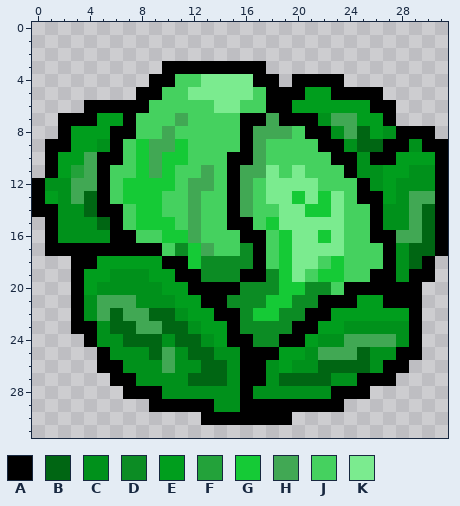
One commit to this pixel-art sprite: Assets/Sprites/Icons/IC_cabbage.png. The first picture shows the starting point.
The file is 32x32 pixels. Colours within 5 levels of each other are drawn and written as one.
Palette (. is transparent): A #000000  B #006613  C #00911b  D #0c8c24  E #009e1d  F #23a23a  G #15ca36  H #41a854  J #45d15f  K #7beb8f
Pixels before, first column x 0:
 3 ..........AAAAAAAA..............
 4 .........AAJJKKKKAA.AAAA........
 5 ........AAJJKKKKKJAAAEEAAAA.....
 6 ....AAAAAJJJJJKKJJAAEEEEEEAA....
 7 ..AAAEEAJJJHJJJJAAHAAACHHEEA....
 8 ..AEEEAAJJHJJJJJAHHHJAACHBECAAA.
 9 .AAEECAJGHHGJJJJAHJJJJAACBBAACAA
10 .AEEHAAJGHGGJJJAAHJJJJJAACAAEEEA
11 .AEFHAJJGHGJJHJAHHKJKJJJACCEECCA
12 ACCHHAJGGGGJHHJAHJKKKKJJJACECCCA
13 AECHBAJGGGJJHJJAHJKKGKGKJAAECHHA
14 AACCBAAJGGJJHJJAHJJKKGGKJJACCHBA
15 .ACCCBAJGGGJHJJAAJGKKKKKJJACCHBA
16 .ACCCCAAJJGGHJJJAAJGKKGKJJAAHHBA
17 .AAAAAAAAAJDGHJJDAJGKKKKJJJACBBA
18 ...AAEEEEEAAGDDDDAJGKKJGJJJACBA.
19 ...AEECCCEEAADDDAADGKJGGJJAACAA.
20 ...AECCCCCEEAAAADDDGGDDJAAAAAA..
21 ...ACHHHCCCEEAADDDGGDDAAAEEAAA..
22 ...ACHBHHBBCEEAADGGDDAAEEEEEEA..
23 ...AACBBHHBBCEEADDDDAAEECCCCCA..
24 ....ACCBBBCBBCEAADDAAECCHHHHCA..
25 .....ACCCBHCBBCCAAAEECHHHBCCAA..
26 .....AACCCHCCBBCAACECCBBBBCAA...
27 ......AACCCCBBBCAACBBBBCCAAA....
28 .......AAACCCCCCACCCCCCAAA......
29 .........AAAAACCAAAAAAAA........
30 .............AAAAAAA............
After:
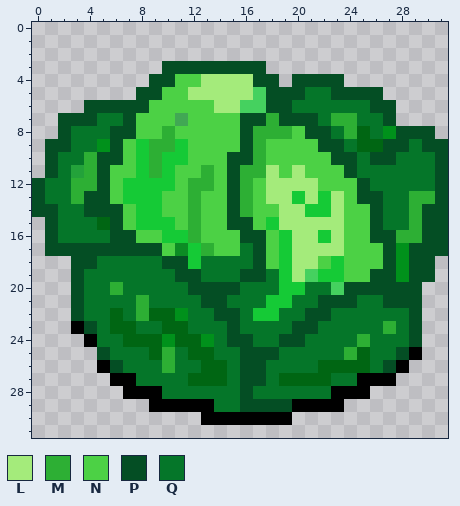
Colours new in this view: L #a4eb7b  M #2daf34  N #4cd145  P #044e24  Q #057629
The exact change:
Changed rows in their new state; - is an unchanged pixel.
first column x 0:
 3 ----------PPPPPPPP--------------
 4 ---------PPNNLLLLPP-PPPP--------
 5 --------PPNNLLLLL-PPPQQPPPP-----
 6 ----PPPPPNNNNNLL--PPQQQQQQPP----
 7 --PPPQQPNNN-NNNNPPMPPPQMMQQP----
 8 --PQQQPPNNMNNNNNPMMMNPPQM-Q-PPP-
 9 -PPQQ-PN-MM-NNNNPMNNNNPPQ--PPQPP
10 -PQQMPPN-M--NNNPPMNNNNNPPQPPQQQP
11 -PQ-MPNN-M-NNMNPMMLNLNNNPQQQQQQP
12 PQQMMPN----NMMNPMNLLLLNNNPQQQQQP
13 PQQMPPN---NNMNNPMNLL-L-LNPPQQMMP
14 PPQQPPPN--NNMNNPMNNLL--LNNPQQMPP
15 -PQQQ-PN---NMNNPPN-LLLLLNNPQQMPP
16 -PQQQQPPNN--MNNNPPN-LL-LNNPPMMPP
17 -PPPPPPPPPN--MNNQPN-LLLLNNNP-PPP
18 ---PPQQQQQPP-QQQQPN-LLN-NNNP-PP-
19 ---PQQQQQQQPPQQQPPQ-L---NNPP-PP-
20 ---PQQMQQQQQPPPPQQQ--QQ-PPPPPP--
21 ---PQQQQMQQQQPPQQQ--QQPPPQQPPP--
22 ---PQQ-QM---QQPPQ--QQPPQQQQQQP--
23 ----PQ--QQ--QQQPQQQQPPQQQQQMQP--
24 -----QQ-------QPPQQPPQQQQMQQQP--
25 -----PQQQ-MQ--QQPPPQQQQQM-QQP---
26 ------PQQQMQQ--QPPQQQQ----QP----
27 --------QQQQ---QPPQ----QQ-------
28 ----------QQQQQQPQQQQQQ---------
29 --------------QQPPPP------------
Changed places in both pictures, as pixel boxes (x1, y1, x2, y2):
changed: (32, 61, 448, 412)
